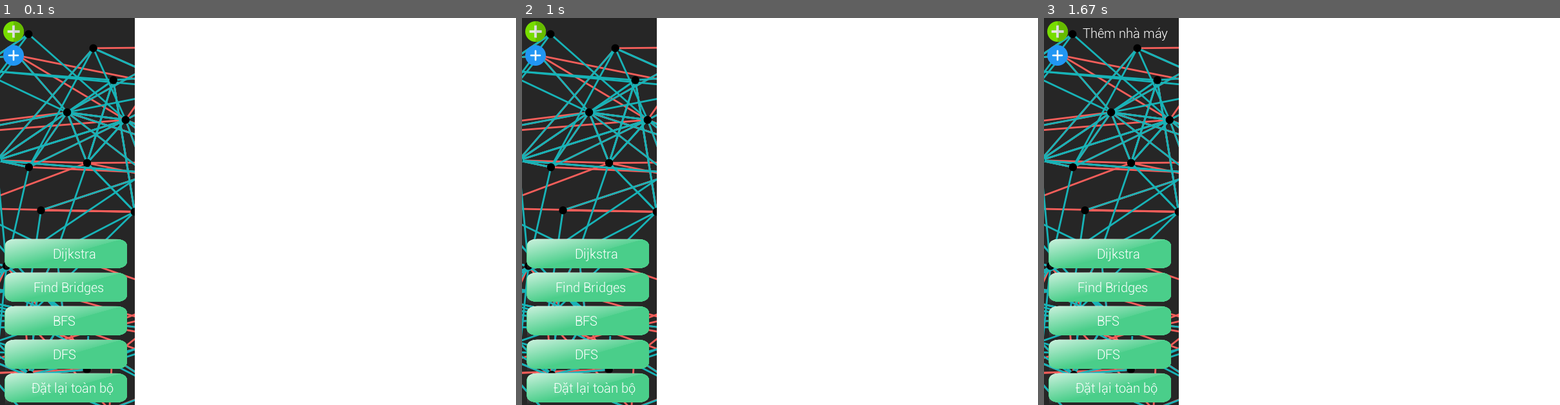
Above: before the commit, frames 1-3 (left to right).
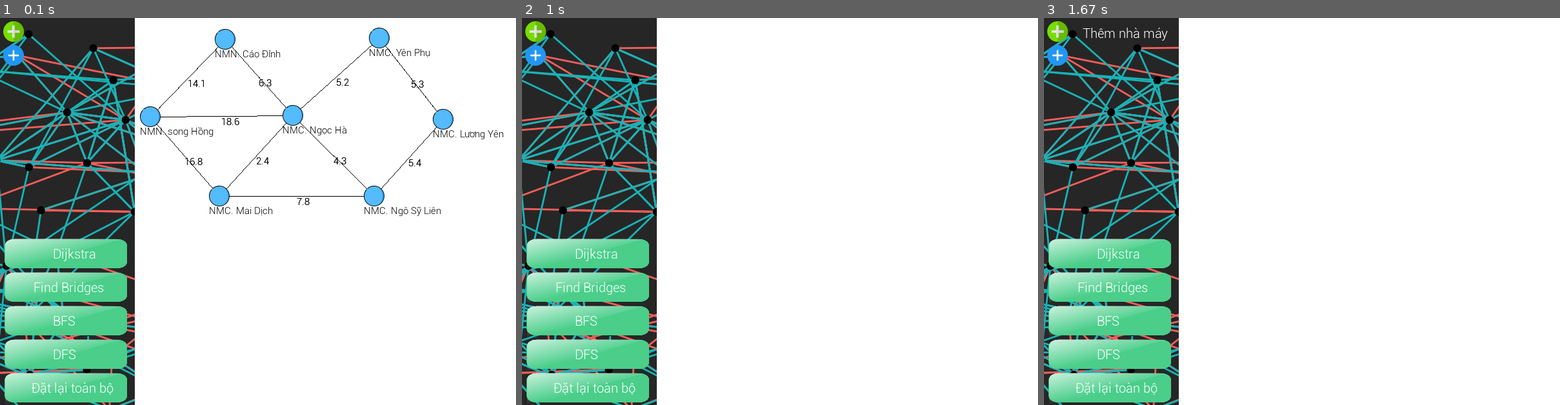
Above: after the commit, the same moments.

Repository: trgkyle/pygame-dijkstra
Game: pygame game, started from main.py
Two runs of this game, one before a commit and one after it. Both use one fixed random seed, a clock stepped at 60 frames per second and the inputs below.
Inputs (mouse positions are in pixels of both pictures, inside the frame that each line leads up to):
- Up to frame 1 (0.1 s): no input
- Up to frame 2 (1 s): press the mouse at (589, 389) at 0.37 s; move the mouse to (630, 226) at 0.47 s; release the mouse at (671, 64) at 0.6 s; click "Đặt lại toàn bộ" at 0.72 s
- Up to frame 3 (1.67 s): click (1059, 33) at 1.62 s

The runs differ from the first frame. In frame 1, 2.3% of the frame differs, in the area x 27-98%, y 2-52%; in frame 2, nothing differs; in frame 3, nothing differs.

Commit message:
update nmc

Diff:
--- a/visualization/GRAPH.py
+++ b/visualization/GRAPH.py
@@ -42,14 +42,14 @@
 
 node_button = plus
 edge_button = add
-nodes = []
-nodes_name = []
-edges = []
+nodes = [(217, 137), (333, 17), (438, 135), (324, 260), (572, 15), (564, 260), (671, 141)]
+nodes_name = ['NMN. song Hồng', 'NMN. Cáo Đỉnh', 'NMC. Ngọc Hà', 'NMC. Mai Dịch', 'NMC. Yên Phụ', 'NMC. Ngô Sỹ Liên', 'NMC. Lương Yên']
+edges = [(0, 1), (1, 0), (0, 3), (3, 0), (0, 2), (2, 0), (3, 2), (2, 3), (2, 4), (4, 2), (2, 5), (5, 2), (5, 6), (6, 5), (4, 6), (6, 4), (1, 2), (2, 1), (3, 5), (5, 3)]
 yellow_edges = []
 blue_edges = []
-weight_edges = []
+weight_edges = ['14.1', '14.1', '16.8', '16.8', '18.6', '18.6', '2.4', '2.4', '5.2', '5.2', '4.3', '4.3', '5.4', '5.4', '5.3', '5.3', '6.3', '6.3', '7.8', '7.8']
 color = [node2,node1,node3]
-node_color = []
+node_color = [color[0], color[0], color[0], color[0], color[0], color[0], color[0]]
 pos = (-1,-1)
 pointA = -1
 pointB = -1
@@ -369,6 +369,13 @@
                                 msg = 'Giải thích: Vùng tròn màu vàng thể hiện nhà máy   Đường đi: đường kẻ màu xanh'
                             else: state = 'start'
                         elif(isClicked(7,550,7+algo_button.get_width(),550+algo_button.get_height(),pos[0],pos[1])):
+                            print('nodes')
+                            print(nodes)
+                            print(node_color)
+                            print(nodes_name)
+                            print(edges)
+                            print(nodes_name)
+                            print(weight_edges)
                             nodes.clear()
                             node_color.clear()
                             edges.clear()
